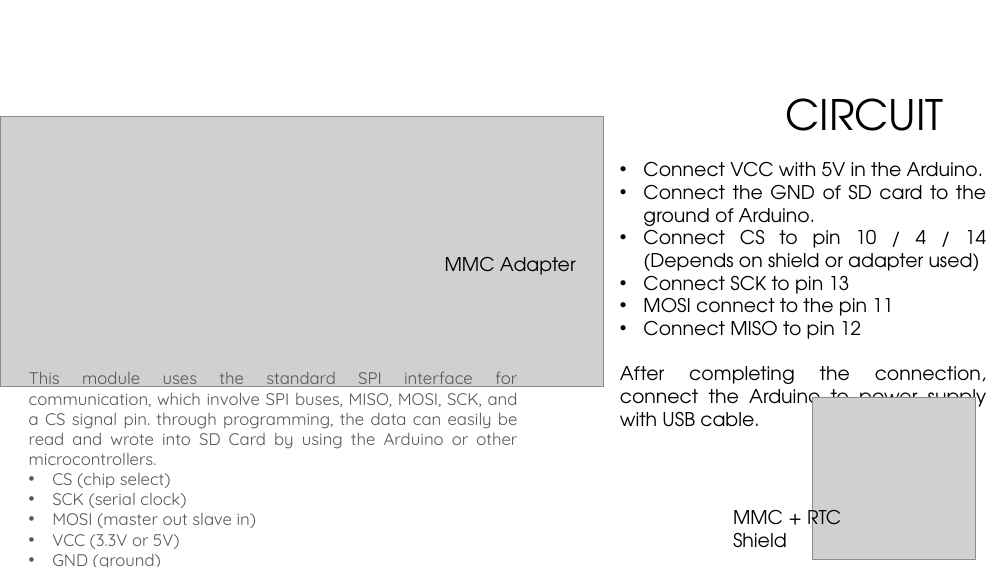
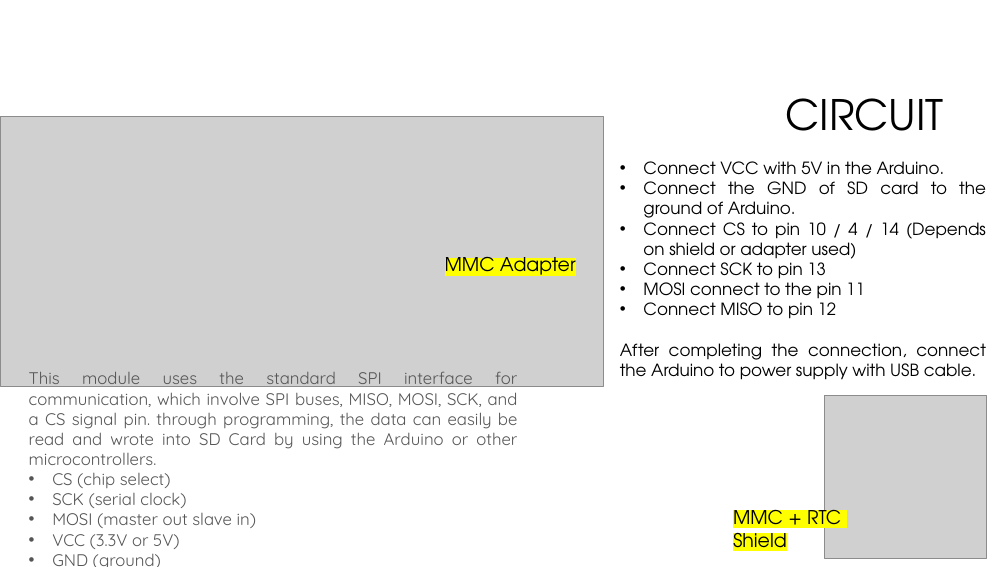
Before and after one commit to softwaresunleashed/arduino, a slide deck: slide 4 of custom_projects/01_MicroSdCardInterfacing/01_MicroSdCardInterfacing.pptx. Drawn at 1008x567 pixels with LibreOffice and Linux fonts; fonts in the diff are those of the drawing; grey boxes stand for pictures; background and template pictures are left out. Boxes give left, top, right and bottom in pixels: in the first picture for what was removed or moved away, otherwise in the second. Text is boxed around its words. In the diff, an @@ line names an element or a change of style, - is before the commit and + after.

```diff
--- a/custom_projects/01_MicroSdCardInterfacing/01_MicroSdCardInterfacing.pptx
+++ b/custom_projects/01_MicroSdCardInterfacing/01_MicroSdCardInterfacing.pptx
@@ text "Connect VCC with 5V in ..." at [620,161,986,380]: size 18 to 16 pt @@
@@ text "MMC Adapter" at [445,252,576,280]: highlight none to #FFFF00 @@
@@ picture: place and size @@
-picture at [813,397,975,560]
+picture at [824,395,987,558]
@@ text "MMC + RTC" at [733,505,841,555]: highlight none to #FFFF00 @@
```
Also in this commit, not shown: 1 slide added, 6 other files.
